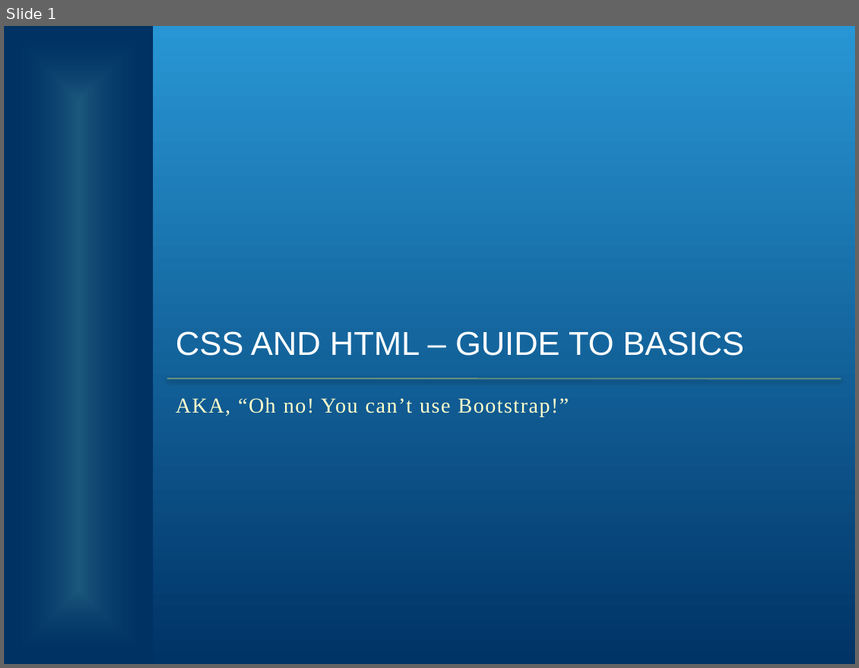
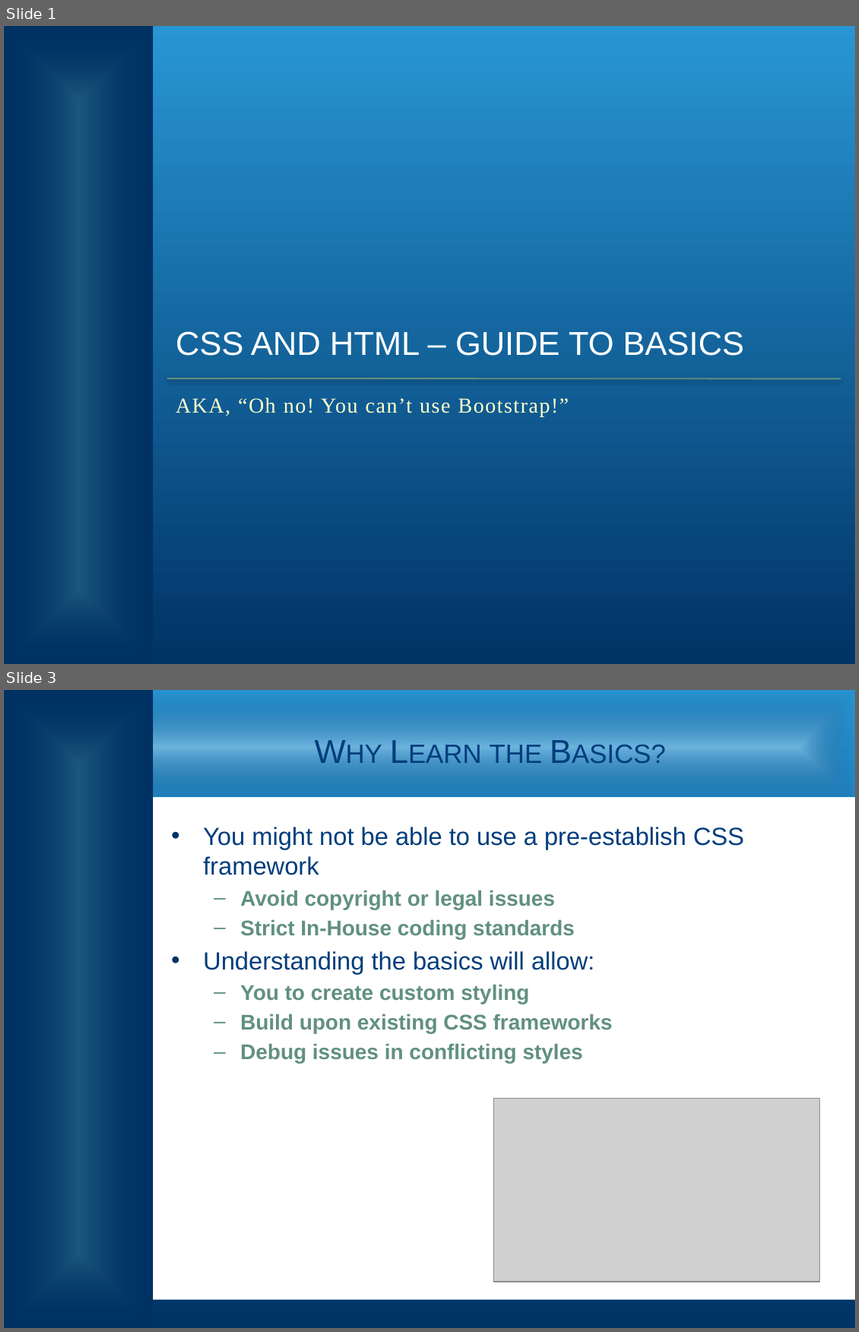
Before and after one commit to zithrandmir/sparkle, a slide deck: Extended Campuses/EC CSS HTML Presentation.pptx. Shown one above the other, each under a label of ours: slide 1 before the commit, slides 1 and 3 after it; the slides between them are not shown. The pictures are 859x668 and 859x1332 pixels, drawn with LibreOffice and Linux fonts; fonts in the diff are those of the drawing; grey boxes stand for pictures; background and template pictures are left out. Boxes give left, top, right and bottom in pixels: in the first picture for what was removed or moved away, otherwise in the second. Text is boxed around its words. In the diff, an @@ line names an element or a change of style, - is before the commit and + after.

```diff
--- a/Extended Campuses/EC CSS HTML Presentation.pptx
+++ b/Extended Campuses/EC CSS HTML Presentation.pptx
@@ slide 3 added at (4, 690, 855, 1328), background #FFFFFF; not listed: 3 template elements that a slide beside it also shows @@
@@ rectangle added at (4, 690, 855, 803), fill gradient #89C3E5 to #003264 @@
@@ rectangle added at (4, 797, 855, 1300), fill #FFFFFF @@
@@ text added at (203, 827, 744, 1063), 18 pt, text #619080, bold @@
+• You might not be able to use a pre-establish CSS framework
+  – Avoid copyright or legal issues
+  – Strict In-House coding standards
+• Understanding the basics will allow:
+  – You to create custom styling
+  – Build upon existing CSS frameworks
+  – Debug issues in conflicting styles
@@ title added at (372, 951, 484, 970), 28 pt, text #003D7C, small capitals @@
+Why Learn the Basics?
@@ text added at (176, 1014, 656, 1034), 28 pt, text #FFFFFF @@
+CLICK TO EDIT MASTER TITLE STYLE
@@ picture added at (493, 1099, 819, 1283) @@
```
Also in this commit, not shown: 1 slide changed, 3 other slides added, 5 slides removed.
